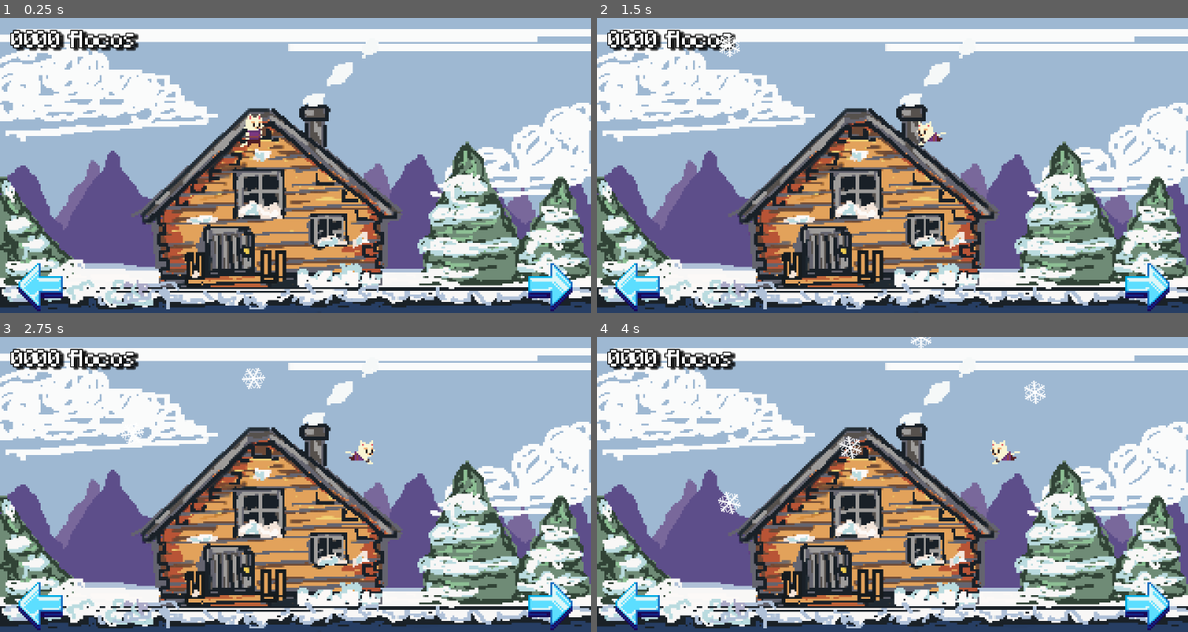
Above: before the commit, frames 1-4 (two rows, left to right).
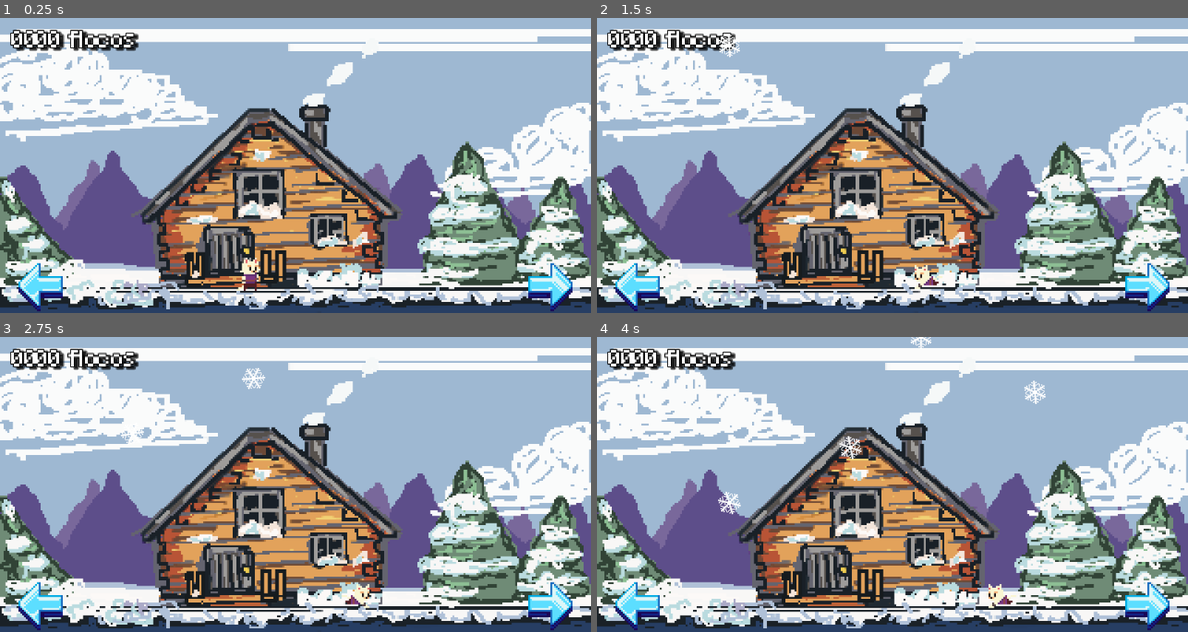
Above: after the commit, the same moments.

Repository: Jonathanfdr/catflakes
Game: Godot game, scene res://world.tscn
The game is run twice, just before and just after one commit, with the same random seed, the same clock (stepped at 60 frames per second) and the same inputs.
Inputs:
- Up to frame 1 (0.25 s): no input
- Up to frame 2 (1.5 s): hold Right (ui_right) 0.53-1.28 s; hold Left (ui_left) from 1.28 s (still down)
- Up to frame 3 (2.75 s): release Left (ui_left) at 2.03 s; hold Right (ui_right) from 2.03 s (still down)
- Up to frame 4 (4 s): release Right (ui_right) at 3.53 s; hold Left (ui_left) from 3.53 s (still down)

The runs differ from the first frame. In frame 1, 0.6% of the frame differs, in the area x 40-45%, y 32-93%; in frame 2, 0.4%; in frame 3, 0.4%; in frame 4, 0.4%.

Commit message:
First commit

Diff:
--- a/world.tscn
+++ b/world.tscn
@@ -29,7 +29,7 @@
 texture = ExtResource("1_dwbse")
 
 [node name="Cat" parent="." unique_id=300162438 instance=ExtResource("2_fj7yv")]
-position = Vector2(138, 58)
+position = Vector2(136, 136)
 SPEED = 80.0
 
 [node name="Right" type="TouchScreenButton" parent="." unique_id=1764202042]
